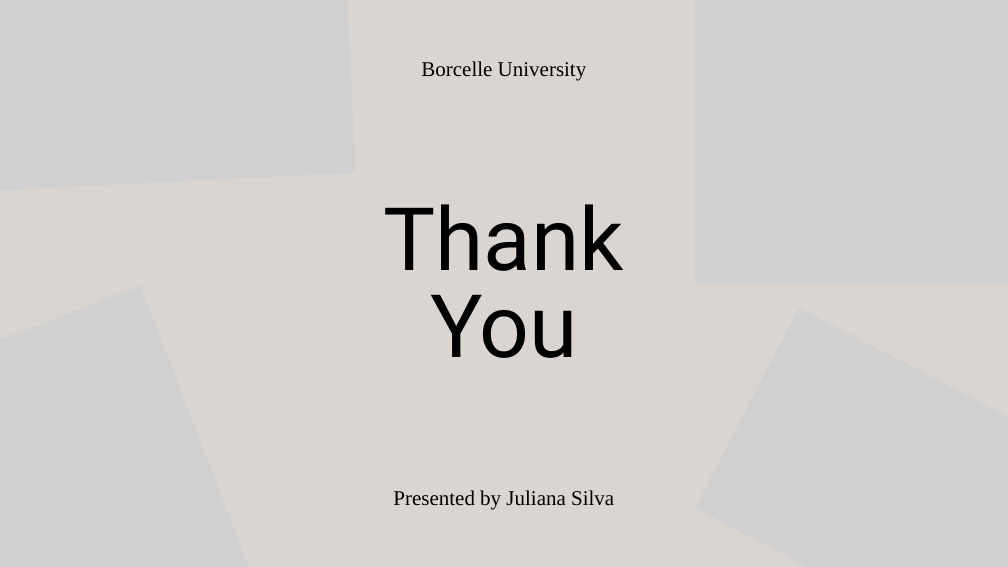
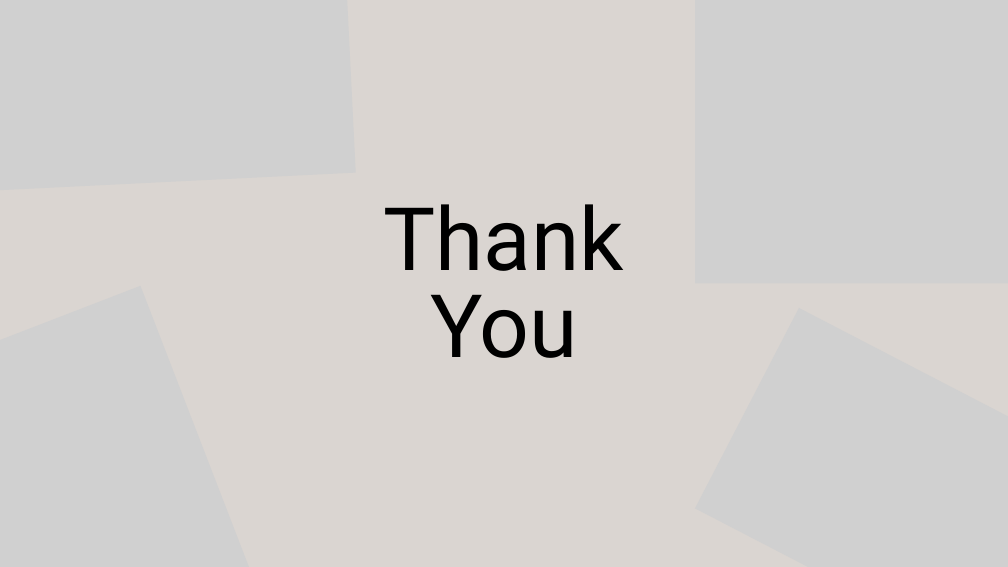
Before and after one commit to UtsavNilayam/power_bi_project, a slide deck: slide 8 of Report.pptx (slide 13 before the commit). Drawn at 1008x567 pixels with LibreOffice and Linux fonts; fonts in the diff are those of the drawing; grey boxes stand for pictures. Boxes give left, top, right and bottom in pixels: in the first picture for what was removed or moved away, otherwise in the second. Text is boxed around its words. In the diff, an @@ line names an element or a change of style, - is before the commit and + after.

```diff
--- a/Report.pptx
+++ b/Report.pptx
@@ text removed at box(421, 61, 587, 81) @@
-Borcelle University
@@ text removed at box(393, 490, 614, 509) @@
-Presented by Juliana Silva
```
Also in this commit, not shown: 5 slides removed.
